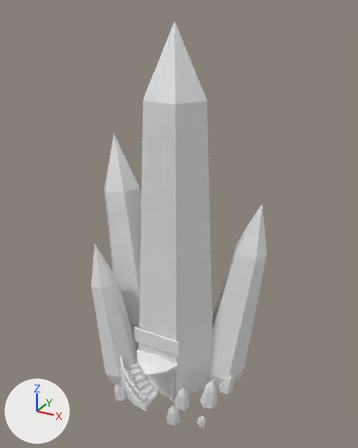
Renders of the Blender file art/blend/hotel.blend from each side of a commit.
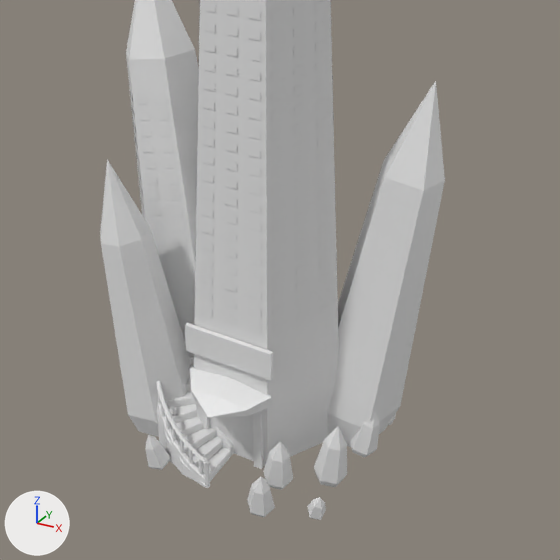
Each version appears first whole from a camera (50 mm lens) standing at (16.6, -29.0, 28.8) and looking at (0.0, 1.2, 13.7), and next in a close-up on the part from 11% to 91% of the width and 36% to 100% of the height. The lights are fixed; the arrows at lower left show +X, +Y and +Z. The older version's two pictures come first.

The older version as bpy lines, for what is in view:
```python
ob_stair_baluster = bpy.data.objects.new('stair-baluster', me_stair_baluster)
ob_stair_baluster.location = (0.0, 0.0, 0.0)
ob_stair_newel = bpy.data.objects.new('stair-newel', me_stair_newel)
ob_stair_newel.location = (0.0, 0.0, 0.0)
ob_stair_rail = bpy.data.objects.new('stair-rail', me_stair_rail)
ob_stair_rail.location = (0.0, 0.0, 0.0)
ob_stair_stringer = bpy.data.objects.new('stair-stringer', me_stair_stringer)
ob_stair_stringer.location = (0.0, 0.0, 0.0)
ob_stair_tread = bpy.data.objects.new('stair-tread', me_stair_tread)
ob_stair_tread.location = (0.0, 0.0, 0.0)
ob_tower_spire_b = bpy.data.objects.new('tower-spire-b', me_tower_spire_b)
ob_tower_spire_b.location = (0.0, 0.0, 0.0)
# also in view: 'tower-signboard' at (0.0, -2.5, 5.3); 'tower-door-jamb' at (0.0, -2.1, 1.5); 'tower-spire-c' at (-4.1, -1.7, 6.1); 'tower-porch' at (0.0, -3.1, 3.5); 'tower-windows' at (-1.9, 0.5, 12.2)
```
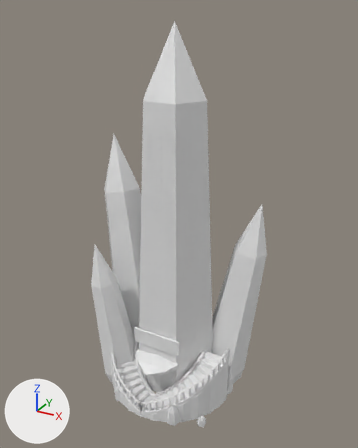
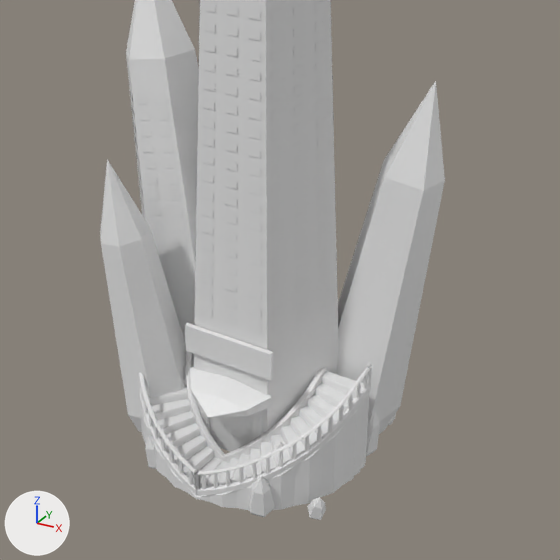
Boxes (x1, y1, x2, y2) around the edits, measured in the close-ups (560 x 560 px; the box of a moved part takes in the faces that stretch with it):
'stair-left-stringer', added: after (196, 371, 371, 511)
'stair-left-tread', added: after (206, 371, 363, 487)
'stair-stringer', reshaped: before (157, 403, 234, 487); after (148, 339, 222, 487)
'stair-tread', deleted: before (165, 353, 231, 481)
'stair-rail', reshaped: before (156, 381, 233, 462); after (139, 351, 224, 473)
'stair-left-rail', added: after (197, 367, 370, 475)
'stair-newel', reshaped: before (203, 457, 210, 488); after (140, 353, 222, 498)
'stair-left-baluster', added: after (202, 374, 367, 490)
'stair-baluster', reshaped (15% wider, 21% taller): before (158, 394, 203, 474); after (141, 388, 193, 485)
'stair-right-newel', added: after (194, 468, 201, 496)
'stair-left-newel', added: after (366, 362, 372, 387)
part 1 of me_stair_stringer, rebuilt: before (157, 403, 205, 487); after (148, 339, 222, 487)
part 2 of me_stair_stringer, deleted (mostly hidden): before (216, 430, 234, 456)
part 4 of me_stair_newel, moved or reshaped: before (203, 457, 210, 488); after (140, 389, 196, 498)
part 5 of me_stair_newel, added: after (188, 353, 222, 460)
part 7 of me_stair_rail, rebuilt (16% wider, 23% taller): before (156, 381, 205, 462); after (139, 373, 196, 473)
part 8 of me_stair_rail, rebuilt (mostly hidden before): before (215, 426, 233, 449); after (186, 351, 224, 459)
part 9 of me_stair_baluster, moved or reshaped: before (199, 459, 203, 474); after (189, 469, 193, 485)
part 10 of me_stair_baluster, moved or reshaped: before (189, 449, 193, 464); after (179, 459, 183, 474)
part 11 of me_stair_baluster, moved or reshaped: before (180, 438, 184, 453); after (169, 447, 174, 463)
part 12 of me_stair_baluster, moved or reshaped: before (172, 427, 176, 441); after (161, 436, 166, 451)
part 13 of me_stair_baluster, moved or reshaped: before (166, 416, 170, 429); after (154, 424, 159, 439)
part 14 of me_stair_baluster, moved or reshaped: before (161, 404, 165, 417); after (149, 413, 153, 426)
part 15 of me_stair_baluster, moved or reshaped: before (158, 394, 161, 404); after (144, 400, 149, 414)
'tower-crystals', unchanged, covered by the edit: before (145, 406, 396, 520); after (145, 411, 396, 520)

The change, as a diff of the scene's bpy script:
```diff
--- a/art/blend/hotel.blend.py
+++ b/art/blend/hotel.blend.py
@@ me_stair_stringer @@
-me_stair_stringer.from_pydata(...)  # 320 vertices, 304 faces; spans x -4.4..0.0, y -4.41..0.0, z 0.0..3.3
+me_stair_stringer.from_pydata(...)  # 192 vertices, 190 faces; spans x -4.86..0.0, y -4.86..0.0, z 0.0..3.84
+# me_stair_stringer part 1: the loose piece of 160 vertices spanning x -4.4..0.0, y -4.41..0.0, z 0.0..3.3 is rebuilt with 192 vertices and now spans x -4.86..0.0, y -4.86..0.0, z 0.0..3.84
+# me_stair_stringer part 2: the loose piece of 160 vertices spanning x -2.43..0.0, y -2.43..0.0, z 0.0..3.3 is deleted
+# me_stair_stringer part 3: the surface is now shaded smooth
@@ me_stair_rail @@
-me_stair_rail.from_pydata(...)  # 366 vertices, 358 faces; spans x -4.36..0.0, y -4.36..0.0, z 0.39..4.12
+me_stair_rail.from_pydata(...)  # 384 vertices, 376 faces; spans x -5.02..0.0, y -5.02..0.0, z 0.39..4.76
+# me_stair_rail part 7: the loose piece of 198 vertices spanning x -4.36..0.0, y -4.36..0.0, z 1.12..4.12 is rebuilt with 234 vertices and now spans x -5.02..0.0, y -5.02..0.0, z 1.12..4.76
+# me_stair_rail part 8: the loose piece of 168 vertices spanning x -2.44..0.0, y -2.44..0.0, z 0.39..3.38 is rebuilt with 150 vertices and now spans x -3.11..0.0, y -3.11..0.0, z 0.39..4.03
@@ me_stair_baluster @@
-me_stair_baluster.from_pydata(...)  # 260 vertices, 312 faces; spans x -4.35..-0.19, y -4.35..-0.19, z 0.51..4.01
+me_stair_baluster.from_pydata(...)  # 300 vertices, 360 faces; spans x -5.01..-0.22, y -5.01..-0.22, z 0.53..4.66
+# me_stair_baluster part 9: the loose piece of 20 vertices spanning x -0.35..-0.19, y -4.35..-4.17, z 0.51..1.26 is moved by (-0.03, -0.66, 0.02)
+# me_stair_baluster part 10: the loose piece of 20 vertices spanning x -0.86..-0.69, y -4.29..-4.11, z 0.75..1.51 is moved by (-0.03, -0.66, 0.03)
+# me_stair_baluster part 11: the loose piece of 20 vertices spanning x -1.36..-1.19, y -4.16..-3.99, z 1.0..1.75 is moved by (-0.03, -0.68, 0.04)
+# me_stair_baluster part 12: the loose piece of 20 vertices spanning x -1.85..-1.67, y -3.97..-3.81, z 1.24..2.0 is moved by (-0.03, -0.7, 0.04)
+# me_stair_baluster part 13: the loose piece of 20 vertices spanning x -2.3..-2.12, y -3.73..-3.57, z 1.49..2.24 is moved by (-0.04, -0.73, 0.05)
+# me_stair_baluster part 14: the loose piece of 20 vertices spanning x -2.72..-2.55, y -3.44..-3.28, z 1.73..2.49 is moved by (-0.06, -0.77, 0.06)
+# me_stair_baluster part 15: the loose piece of 20 vertices spanning x -3.11..-2.93, y -3.11..-2.93, z 1.98..2.73 is moved by (-0.09, -0.81, 0.07)
+# other edits to the shape of me_stair_baluster do not show in these pictures
@@ me_stair_newel @@
-me_stair_newel.from_pydata(...)  # 90 vertices, 98 faces; spans x -4.4..0.12, y -4.4..0.12, z 0.0..4.34
+me_stair_newel.from_pydata(...)  # 360 vertices, 344 faces; spans x -5.06..0.0, y -5.07..0.0, z 0.0..3.94
+# me_stair_newel part 4: 90 vertices removed from x -4.4..0.12, y -4.4..0.12, z 0.0..4.34; 180 vertices added at x -5.06..0.0, y -5.07..0.0, z 0.0..3.94
+# me_stair_newel part 5: 180 vertices added at x -3.09..0.0, y -3.09..0.0, z 0.0..3.94
+# me_stair_newel part 6: the surface is now shaded flat
@@ ob_stair_tread @@
-ob_stair_tread = bpy.data.objects.new('stair-tread', me_stair_tread)
@@ ob_stair_left_newel @@
+ob_stair_left_newel = bpy.data.objects.new('stair-left-newel', me_stair_left_newel)  # 90 vertices, 98 faces; spans x -0.12..5.06, y -5.06..0.12, z 0.0..4.98
+ob_stair_left_newel.location = (0.0, 0.0, 0.0)
@@ ob_stair_left_baluster @@
+ob_stair_left_baluster = bpy.data.objects.new('stair-left-baluster', me_stair_left_baluster)  # 300 vertices, 360 faces; spans x 0.22..5.01, y -5.01..-0.22, z 0.53..4.66
+ob_stair_left_baluster.location = (0.0, 0.0, 0.0)
@@ ob_stair_left_rail @@
+ob_stair_left_rail = bpy.data.objects.new('stair-left-rail', me_stair_left_rail)  # 384 vertices, 376 faces; spans x 0.0..5.02, y -5.02..0.0, z 0.39..4.76
+ob_stair_left_rail.location = (0.0, 0.0, 0.0)
@@ ob_stair_left_stringer @@
+ob_stair_left_stringer = bpy.data.objects.new('stair-left-stringer', me_stair_left_stringer)  # 360 vertices, 344 faces; spans x 0.0..5.06, y -5.07..0.0, z 0.0..3.94
+ob_stair_left_stringer.location = (0.0, 0.0, 0.0)
@@ ob_stair_left_tread @@
+ob_stair_left_tread = bpy.data.objects.new('stair-left-tread', me_stair_left_tread)  # 192 vertices, 190 faces; spans x 0.0..4.86, y -4.86..0.0, z 0.0..3.84
+ob_stair_left_tread.location = (0.0, 0.0, 0.0)
@@ ob_stair_right_newel @@
+ob_stair_right_newel = bpy.data.objects.new('stair-right-newel', me_stair_right_newel)  # 90 vertices, 98 faces; spans x -5.06..0.12, y -5.06..0.12, z 0.0..4.98
+ob_stair_right_newel.location = (0.0, 0.0, 0.0)
```
